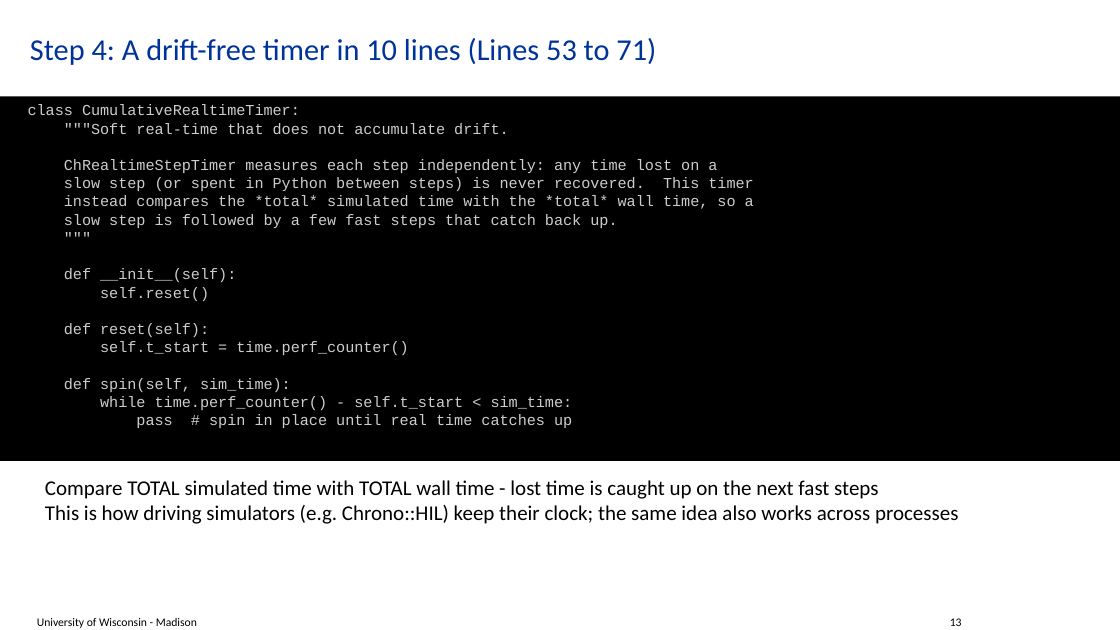
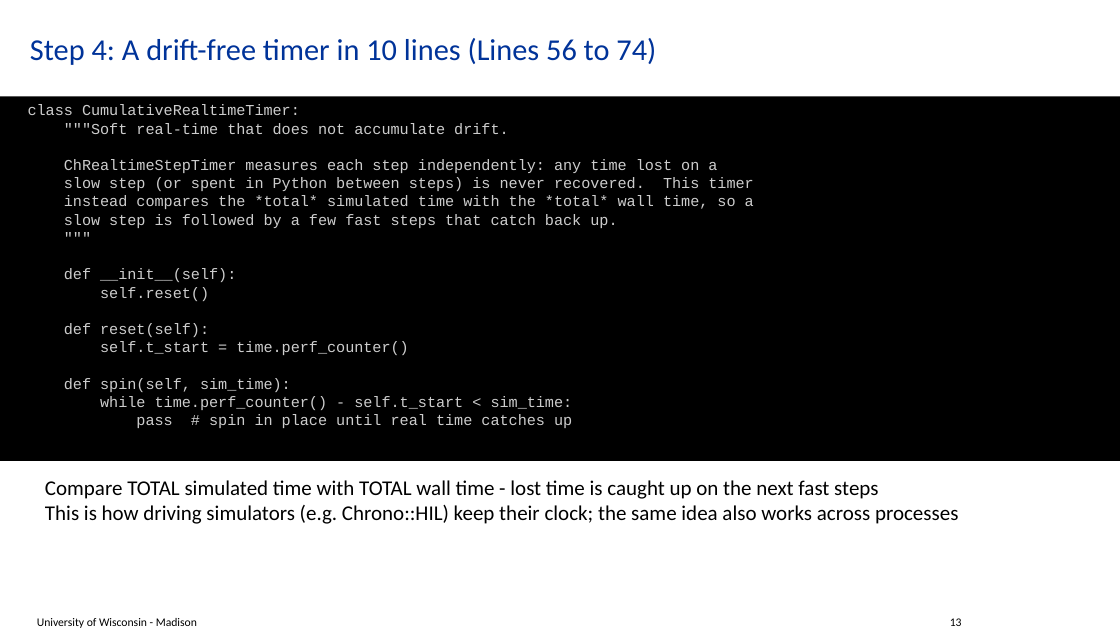
Before and after one commit to ksha23/chrono-hil-tutorial, a slide deck: slide 13 of tutorial_HIL_driver.pptx. Drawn at 1120x630 pixels with LibreOffice and Linux fonts; fonts in the diff are those of the drawing; background and template pictures are left out. Boxes give left, top, right and bottom in pixels: in the first picture for what was removed or moved away, otherwise in the second. Text is boxed around its words. In the diff, an @@ line names an element or a change of style, - is before the commit and + after.

```diff
--- a/tutorial_HIL_driver.pptx
+++ b/tutorial_HIL_driver.pptx
@@ title at [30,38,656,65]: text changed @@
-Step 4: A drift-free timer in 10 lines (Lines 53 to 71)
+Step 4: A drift-free timer in 10 lines (Lines 56 to 74)
```
Also in this commit, not shown: 8 other slides changed.
